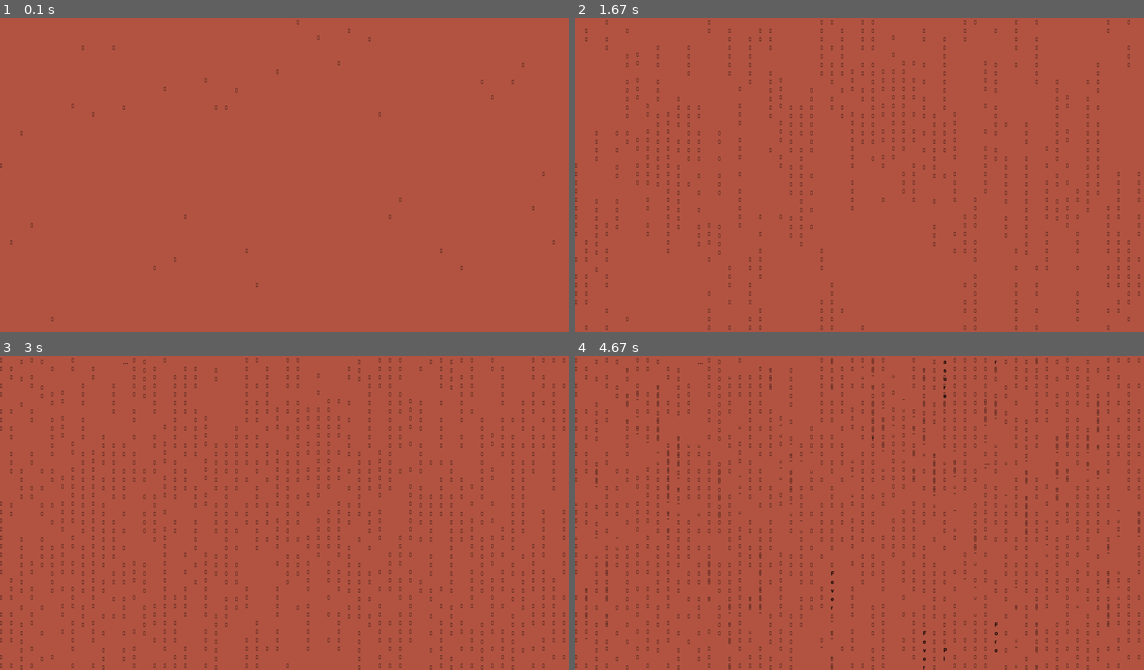
Above: before the commit, frames 1-4 (two rows, left to right).
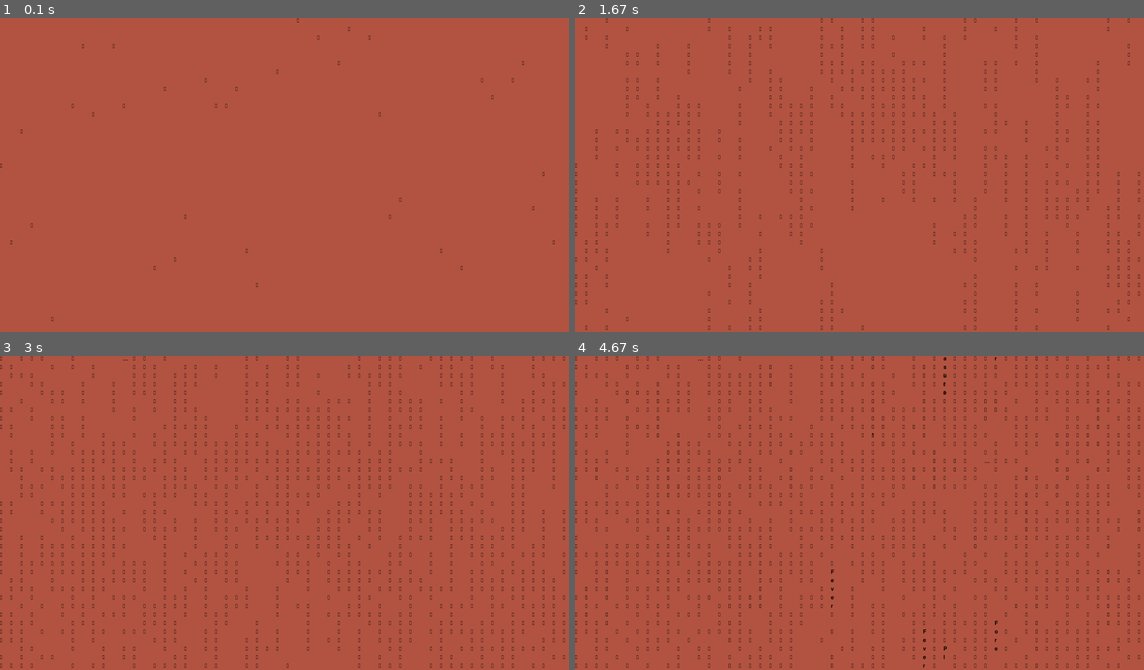
Above: after the commit, the same moments.

Repository: lhsueh1/pygame-card-with-japanese-cmatrix
Game: pygame game, started from controller.py
Two runs of this game, one before a commit and one after it. Both use one fixed random seed, a clock stepped at 60 frames per second and the inputs below.
Inputs:
- Up to frame 1 (0.1 s): no input
- Up to frame 2 (1.67 s): no input
- Up to frame 3 (3 s): no input
- Up to frame 4 (4.67 s): no input

The runs differ from the first frame. In frame 1, less than 0.1% of the frame differs, in the area x 3-93%, y 0-38%; in frame 2, 1.6%; in frame 3, 3.4%; in frame 4, 5.0%, in the area x 0-100%, y 0-100%.

Commit message:
successfully reduced CPU usage by 0.00002%

Diff:
--- a/badPractice.py
+++ b/badPractice.py
@@ -119,7 +119,7 @@
         '''
         start the game
         '''
-        self.startLoop()
+        self.gameLoop()
 
     def startLoop(self):
 
@@ -147,79 +147,118 @@
     def gameLoop(self):
         pygame.key.set_repeat(1,100)
 
+        self.background = pygame.transform.scale((pygame.image.load("src/red.png")), (1600,960))
+        self.screen.blit(self.background, (0, 0))
+        y = 80
+        a = 40
+        self.background.blit(self.fontRead1,(100,y))
+        y+=a+20
+        self.background.blit(self.fontRead2,(100,y))
+        y+=a
+        self.background.blit(self.fontRead3,(100,y))
+        y+=a
+        self.background.blit(self.fontRead4,(100,y))
+        y+=a
+        self.background.blit(self.fontRead5,(100,y))
+        y+=a+20
+        self.background.blit(self.fontRead6,(100,y))
+        y+=a
+        self.background.blit(self.fontRead7,(100,y))
+        y+=a
+        self.background.blit(self.fontRead8,(100,y))
+        y+=a+20
+        self.background.blit(self.fontRead9,(100,y))
+        y+=a
+        self.background.blit(self.fontRead10,(100,y))
+        y+=a
+        self.background.blit(self.fontRead11,(100,y))
+        y+=a+20
+        self.background.blit(self.fontRead12,(100,y))
+        y+=a
+        self.background.blit(self.fontRead13,(100,y))
+        y+=a
+        self.background.blit(self.fontRead14,(100,y))
+        y+=a+20
+        self.background.blit(self.fontRead15,(100,y))
+        y+=a
+        self.background.blit(self.fontRead16,(100,y))
+        y+=a
+        self.background.blit(self.fontRead17,(100,y))
+        y+=a
+        self.background.blit(self.fontRead18,(100,y))
+        self.background.blit(self.fontRead19, (1200, y))
+        self.background.blit(self.fontRead20, (1350, y+35))
+
+        pygame.display.flip()
+
         while True:
             #exit button
             for event in pygame.event.get():
                 if event.type == pygame.QUIT:
                     sys.exit()
 
-
             for i in self.black:
                 if i.rect.collidepoint(pygame.mouse.get_pos()):
                     self.black.remove(i)
                     self.deadB.add(i)
 
-
-
-
             if pygame.mouse.get_pressed()[0] and self.show.rect.collidepoint(pygame.mouse.get_pos()):
                 time.sleep(0.3)
                 self.everythingLoop()
 
 
             #redraw the entire screen
-            self.background = pygame.transform.scale((pygame.image.load("src/red.png")), (1600,960))
             self.screen.blit(self.background, (0, 0))
-            y = 80
-            a = 40
-            self.screen.blit(self.fontRead1,(100,y))
-            y+=a+20
-            self.screen.blit(self.fontRead2,(100,y))
-            y+=a
-            self.screen.blit(self.fontRead3,(100,y))
-            y+=a
-            self.screen.blit(self.fontRead4,(100,y))
-            y+=a
-            self.screen.blit(self.fontRead5,(100,y))
-            y+=a+20
-            self.screen.blit(self.fontRead6,(100,y))
-            y+=a
-            self.screen.blit(self.fontRead7,(100,y))
-            y+=a
-            self.screen.blit(self.fontRead8,(100,y))
-            y+=a+20
-            self.screen.blit(self.fontRead9,(100,y))
-            y+=a
-            self.screen.blit(self.fontRead10,(100,y))
-            y+=a
-            self.screen.blit(self.fontRead11,(100,y))
-            y+=a+20
-            self.screen.blit(self.fontRead12,(100,y))
-            y+=a
-            self.screen.blit(self.fontRead13,(100,y))
-            y+=a
-            self.screen.blit(self.fontRead14,(100,y))
-            y+=a+20
-            self.screen.blit(self.fontRead15,(100,y))
-            y+=a
-            self.screen.blit(self.fontRead16,(100,y))
-            y+=a
-            self.screen.blit(self.fontRead17,(100,y))
-            y+=a
-            self.screen.blit(self.fontRead18,(100,y))
-            self.screen.blit(self.fontRead19, (1200, y))
-            self.screen.blit(self.fontRead20, (1350, y+35))
-
-
             self.buttons.draw(self.screen)
-
             self.black.draw(self.screen)
             pygame.display.update()
             self.black.add(self.deadB)
             self.deadB.empty()
 
     def everythingLoop(self):
-        #pygame.key.set_repeat(10)
+
+        self.background = pygame.transform.scale((pygame.image.load("src/red.png")), (1600,960))
+        self.background.blit(self.background, (0, 0))
+        y = 80
+        a = 40
+        self.background.blit(self.fontRead1,(100,y))
+        y+=a+20
+        self.background.blit(self.fontRead2,(100,y))
+        y+=a
+        self.background.blit(self.fontRead3,(100,y))
+        y+=a
+        self.background.blit(self.fontRead4,(100,y))
+        y+=a
+        self.background.blit(self.fontRead5,(100,y))
+        y+=a+20
+        self.background.blit(self.fontRead6,(100,y))
+        y+=a
+        self.background.blit(self.fontRead7,(100,y))
+        y+=a
+        self.background.blit(self.fontRead8,(100,y))
+        y+=a+20
+        self.background.blit(self.fontRead9,(100,y))
+        y+=a
+        self.background.blit(self.fontRead10,(100,y))
+        y+=a
+        self.background.blit(self.fontRead11,(100,y))
+        y+=a+20
+        self.background.blit(self.fontRead12,(100,y))
+        y+=a
+        self.background.blit(self.fontRead13,(100,y))
+        y+=a
+        self.background.blit(self.fontRead14,(100,y))
+        y+=a+20
+        self.background.blit(self.fontRead15,(100,y))
+        y+=a
+        self.background.blit(self.fontRead16,(100,y))
+        y+=a
+        self.background.blit(self.fontRead17,(100,y))
+        y+=a
+        self.background.blit(self.fontRead18,(100,y))
+        self.background.blit(self.fontRead19, (1200, y))
+        self.background.blit(self.fontRead20, (1350, y+35))
+
         while True:
             #exit button
             for event in pygame.event.get():
@@ -241,52 +280,10 @@
 
 
            #redraw the entire screen
-            self.background = pygame.transform.scale((pygame.image.load("src/red.png")), (1600,960))
+
             self.screen.blit(self.background, (0, 0))
-            y = 80
-            a = 40
-            self.screen.blit(self.fontRead1,(100,y))
-            y+=a+20
-            self.screen.blit(self.fontRead2,(100,y))
-            y+=a
-            self.screen.blit(self.fontRead3,(100,y))
-            y+=a
-            self.screen.blit(self.fontRead4,(100,y))
-            y+=a
-            self.screen.blit(self.fontRead5,(100,y))
-            y+=a+20
-            self.screen.blit(self.fontRead6,(100,y))
-            y+=a
-            self.screen.blit(self.fontRead7,(100,y))
-            y+=a
-            self.screen.blit(self.fontRead8,(100,y))
-            y+=a+20
-            self.screen.blit(self.fontRead9,(100,y))
-            y+=a
-            self.screen.blit(self.fontRead10,(100,y))
-            y+=a
-            self.screen.blit(self.fontRead11,(100,y))
-            y+=a+20
-            self.screen.blit(self.fontRead12,(100,y))
-            y+=a
-            self.screen.blit(self.fontRead13,(100,y))
-            y+=a
-            self.screen.blit(self.fontRead14,(100,y))
-            y+=a+20
-            self.screen.blit(self.fontRead15,(100,y))
-            y+=a
-            self.screen.blit(self.fontRead16,(100,y))
-            y+=a
-            self.screen.blit(self.fontRead17,(100,y))
-            y+=a
-            self.screen.blit(self.fontRead18,(100,y))
-            self.screen.blit(self.fontRead19, (1200, y))
-            self.screen.blit(self.fontRead20, (1350, y+35))
-
-
             self.buttons.draw(self.screen)
-
-            pygame.display.flip()
+            pygame.display.update()
             self.buttons.remove(self.balloon)
             self.buttons.remove(self.ribbon)
 
--- a/controller.py
+++ b/controller.py
@@ -166,7 +166,7 @@
         tsss = fontRead if (random.randint(0,20)<15) else blank
 
 
-        self.screen.blit(tsss,(30 * j, (yy * 25 + 25*i) % 920))
+        self.screen.blit(tsss,(30 * j, (yy * 25 + 25*i) % 925))
 
 def main():
     main_window = Controller()
